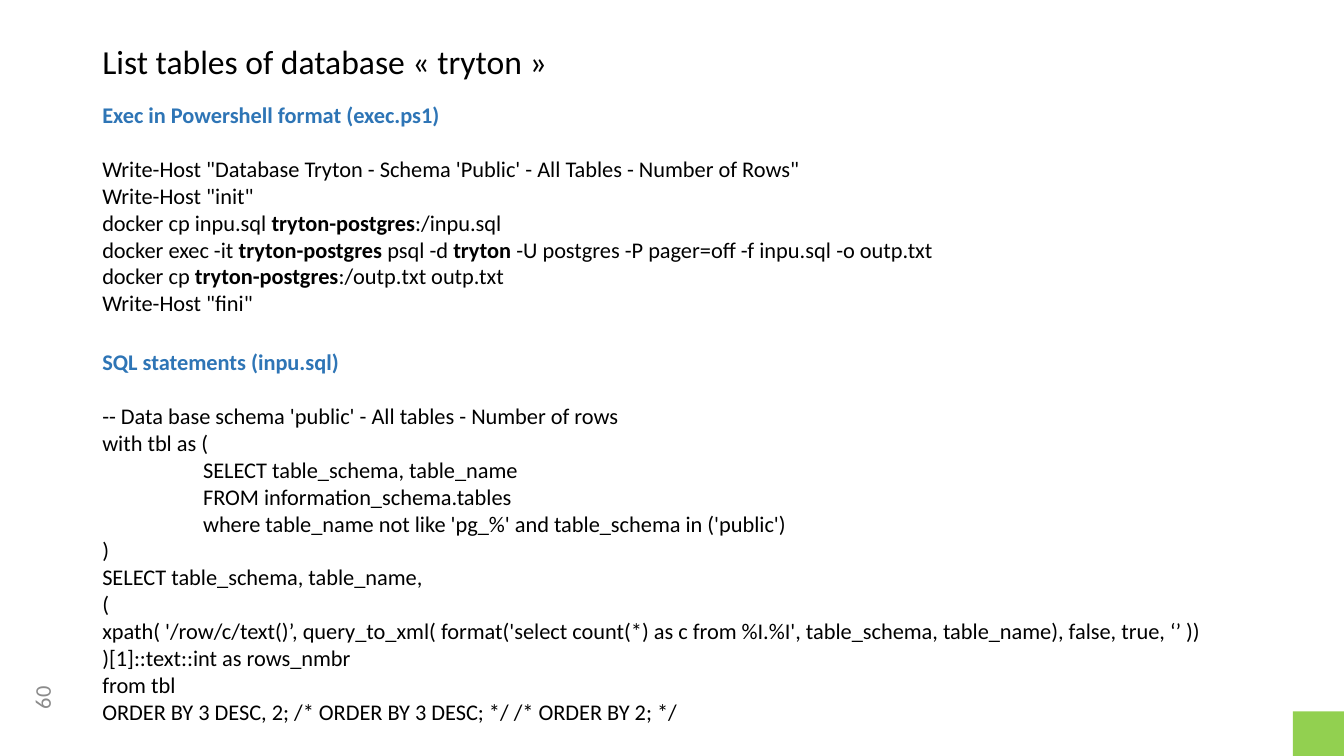
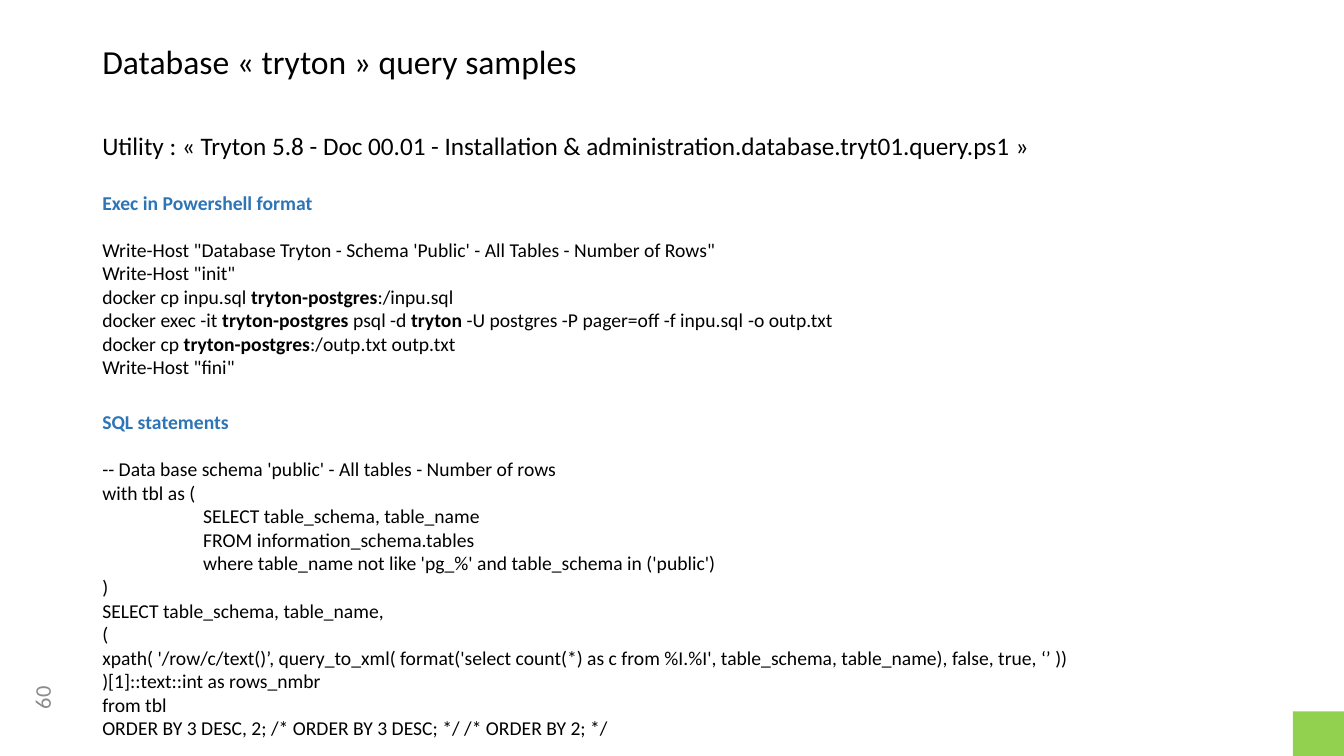
Before and after one commit to clixwise/tryton-by-example, a slide deck: slide 60 of Tryton 5.8 - Doc 00.01 - Installation & administration.pptx. Drawn at 1344x756 pixels with LibreOffice and Linux fonts; fonts in the diff are those of the drawing. Boxes give left, top, right and bottom in pixels: in the first picture for what was removed or moved away, otherwise in the second. Text is boxed around its words. In the diff, an @@ line names an element or a change of style, - is before the commit and + after.

```diff
--- a/Tryton 5.8 - Doc 00.01 - Installation & administration.pptx
+++ b/Tryton 5.8 - Doc 00.01 - Installation & administration.pptx
@@ title at (102,50,576,80): text changed @@
-List tables of database « tryton »
+Database « tryton » query samples
@@ text added at (102,137,1009,159), 18 pt, text #000000 @@
+Utility : « Tryton 5.8 - Doc 00.01 - Installation & administration.database.tryt01.query.ps1 »
@@ text "Exec in Powershell format Write-Host ...": place and size @@
-text "Exec in Powershell format Write-Host ..." at (102,106,932,311)
+text "Exec in Powershell format Write-Host ..." at (102,196,833,374)
@@ text at (102,196,715,260): text changed; size 16 to 14 pt @@
-Exec in Powershell format (exec.ps1)
-Write-Host "Database Tryton - Schema 'Public' - All Tables - Number of Rows"
+Exec in Powershell format
+Write-Host "Database Tryton - Schema 'Public' - All Tables - Number of Rows"
@@ text at (102,266,833,374): size 16 to 14 pt in "Write-Host "init"", "docker cp inpu.sql tryton-postgres:/inpu.sql", "docker exec -it tryton-postgres psql -d tryton ...", "Write-Host "fini"" @@
@@ text "SQL statements": place and size @@
-text "SQL statements" at (102,353,1165,723)
+text "SQL statements" at (102,416,1036,738)
@@ text at (102,416,229,432): text changed; size 16 to 14 pt @@
-SQL statements (inpu.sql)
+SQL statements
@@ text at (102,462,1036,738): size 16 to 14 pt @@
```
Also in this commit, not shown: 1 other slide changed, 5 other files.
